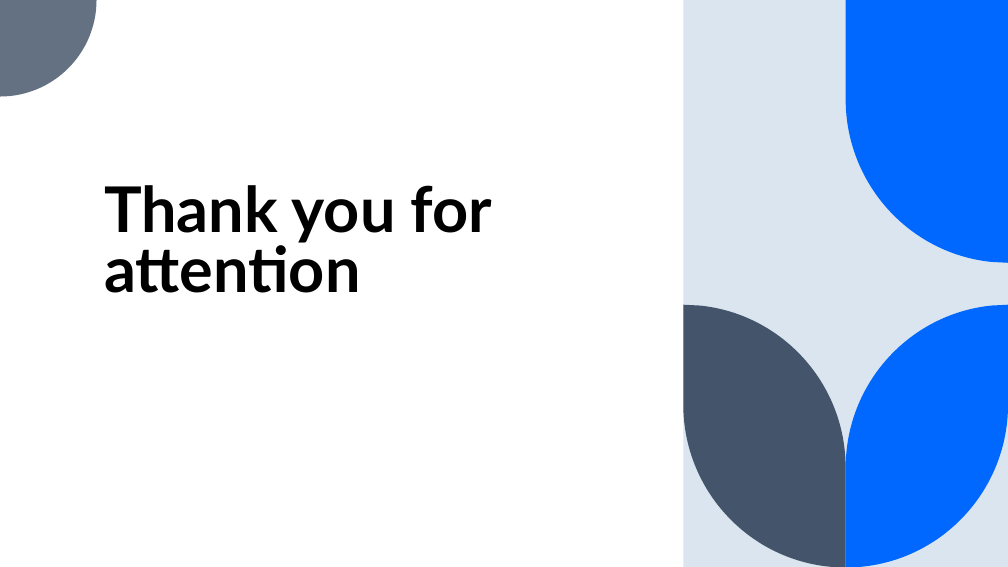
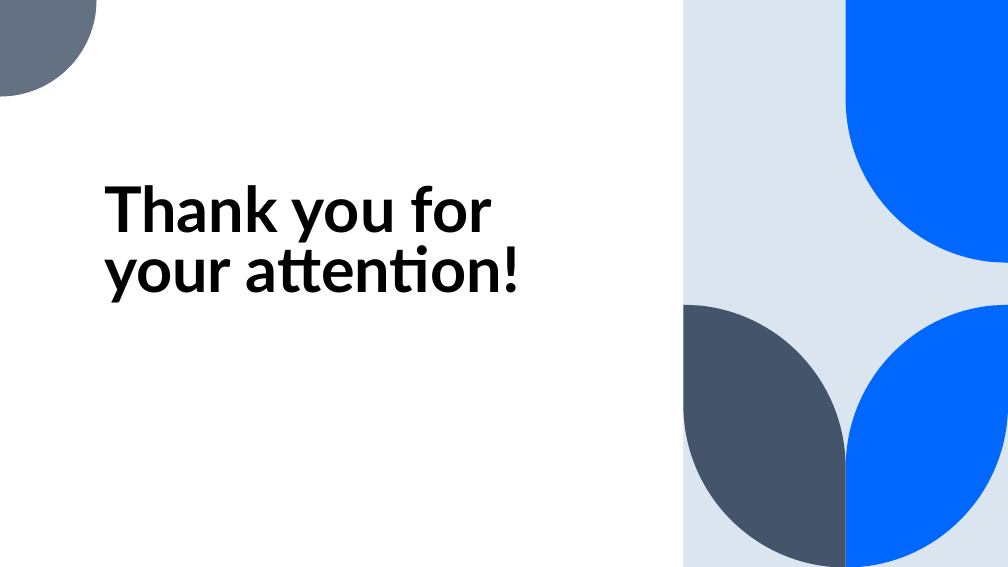
Before and after one commit to mladenovick25/GI_2024_projekat, a slide deck: slide 15 of Variant Calling and Comparison Using GATK HaplotypeCaller and.pptx. Drawn at 1008x567 pixels with LibreOffice and Linux fonts; fonts in the diff are those of the drawing. Boxes give left, top, right and bottom in pixels: in the first picture for what was removed or moved away, otherwise in the second. Text is boxed around its words. In the diff, an @@ line names an element or a change of style, - is before the commit and + after.

```diff
--- a/Variant Calling and Comparison Using GATK HaplotypeCaller and.pptx
+++ b/Variant Calling and Comparison Using GATK HaplotypeCaller and.pptx
@@ title at [104, 185, 519, 303]: text changed @@
-Thank you for attention
+Thank you for your attention!
```
